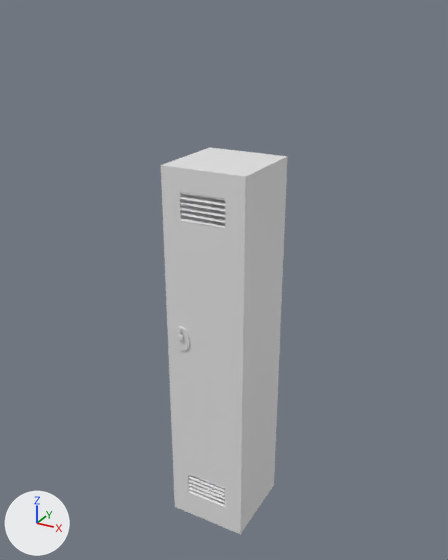
Two versions of the FBX model Assets/Models/Props/Locker_01.fbx, one commit apart.
One viewpoint serves both versions: a 50 mm lens placed at (0.961, -1.766, 1.856), pointed at (-0.016, 0.011, 0.967). Arrows for +X, +Y and +Z are at lower left; the lights stay in place. The picture after the commit comes second. Where no turn or scale is listed for an object, it has been applied to the vertices.

In view in the first picture: 'Locker_Airing', 'Locker_Airing_02', 'Locker_Body', 'Locker_door' and 1 more.
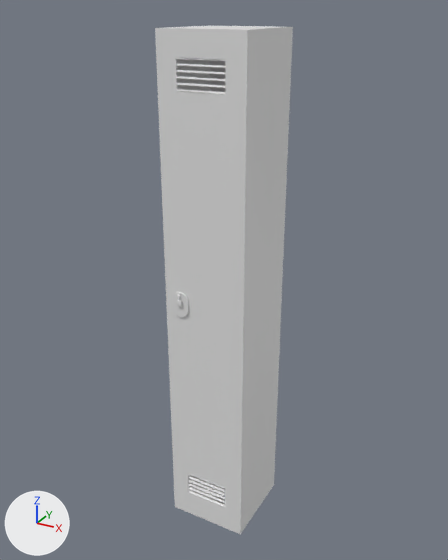
Commit message: Modificacion taquillas

Where the newer file only moved an object's origin or applied its transform, the numbers keep the older frame.

Changed parts and their boxes (x1, y1, x2, y2) in the pictures (448 x 560 px; the box of a moved part takes in the faces that stretch with it):
'Locker_door', reshaped (9% wider, 37% taller): before (161, 165, 247, 534); after (155, 28, 249, 534)
'Locker_Body', reshaped (32% taller): before (163, 148, 288, 531); after (166, 26, 293, 531)
'Locker_Airing', moved: before (180, 192, 225, 229); after (176, 57, 225, 95)
part 3 of me_cube_005, moved or reshaped: before (161, 165, 247, 305); after (155, 28, 249, 305)

Patch to the scene script:
```diff
--- a/Assets/Models/Props/Locker_01.fbx.py
+++ b/Assets/Models/Props/Locker_01.fbx.py
@@ me_cube_004 @@
 # used by ob_locker_body; location = (0.0, 0.0, 0.0)
 # before: 1 (-0.15, -0.15, 1.4) at pixel (162, 164), 3 (-0.15, 0.15, 1.4) at pixel (209, 147), 5 (0.15, -0.15, 1.4) at pixel (246, 175), 7 (0.15, 0.15, 1.4) at pixel (287, 156), 10 (-0.139, -0.15, 1.389)
 # before: 11 (-0.141, 0.141, 1.391), 13 (0.141, 0.141, 1.391), 15 (0.139, -0.15, 1.389)
-me_cube_004.from_pydata(...)  # 16 vertices, 14 faces; spans x -0.15..0.15, y -0.15..0.15, z 0.0..1.4
+me_cube_004.from_pydata(...)  # 16 vertices, 14 faces; spans x -0.15..0.15, y -0.15..0.15, z 0.0..1.801
+# me_cube_004 part 2
+for i in [1, 3, 5, 7, 10, 11, 13, 15]: me_cube_004.vertices[i].co += Vector((0.0, 0.0, 0.401))
 me_cube_004.materials.append(mat_trimsheet_01)
@@ me_cube_005 @@
 # used by ob_locker_door; location = (0.15, -0.15, 0.7)
-me_cube_005.from_pydata(...)  # 32 vertices, 34 faces; spans x -0.3..0.0, y -0.009..0.0, z -0.7..0.7
+me_cube_005.from_pydata(...)  # 32 vertices, 34 faces; spans x -0.3..0.0, y -0.009..0.0, z -0.7..1.101
+# me_cube_005 part 3: all 12 vertices in x -0.3..0.0, y -0.009..0.0, z 0.527..0.7 are moved by (0.0, 0.0, 0.401)
 me_cube_005.materials.append(mat_trimsheet_01)
@@ me_cube_007 @@
 # used by ob_locker_airing; location = (0.15, -0.15, 0.7)
-me_cube_007.from_pydata(...)  # 48 vertices, 36 faces; spans x -0.232..-0.068, y -0.01..-0.001, z 0.527..0.624
+me_cube_007.from_pydata(...)  # 48 vertices, 36 faces; spans x -0.232..-0.068, y -0.01..-0.001, z 0.928..1.025
+# me_cube_007 part 1: the whole mesh is moved by (0.0, 0.0, 0.401)
 me_cube_007.materials.append(mat_trimsheet_01)
```
